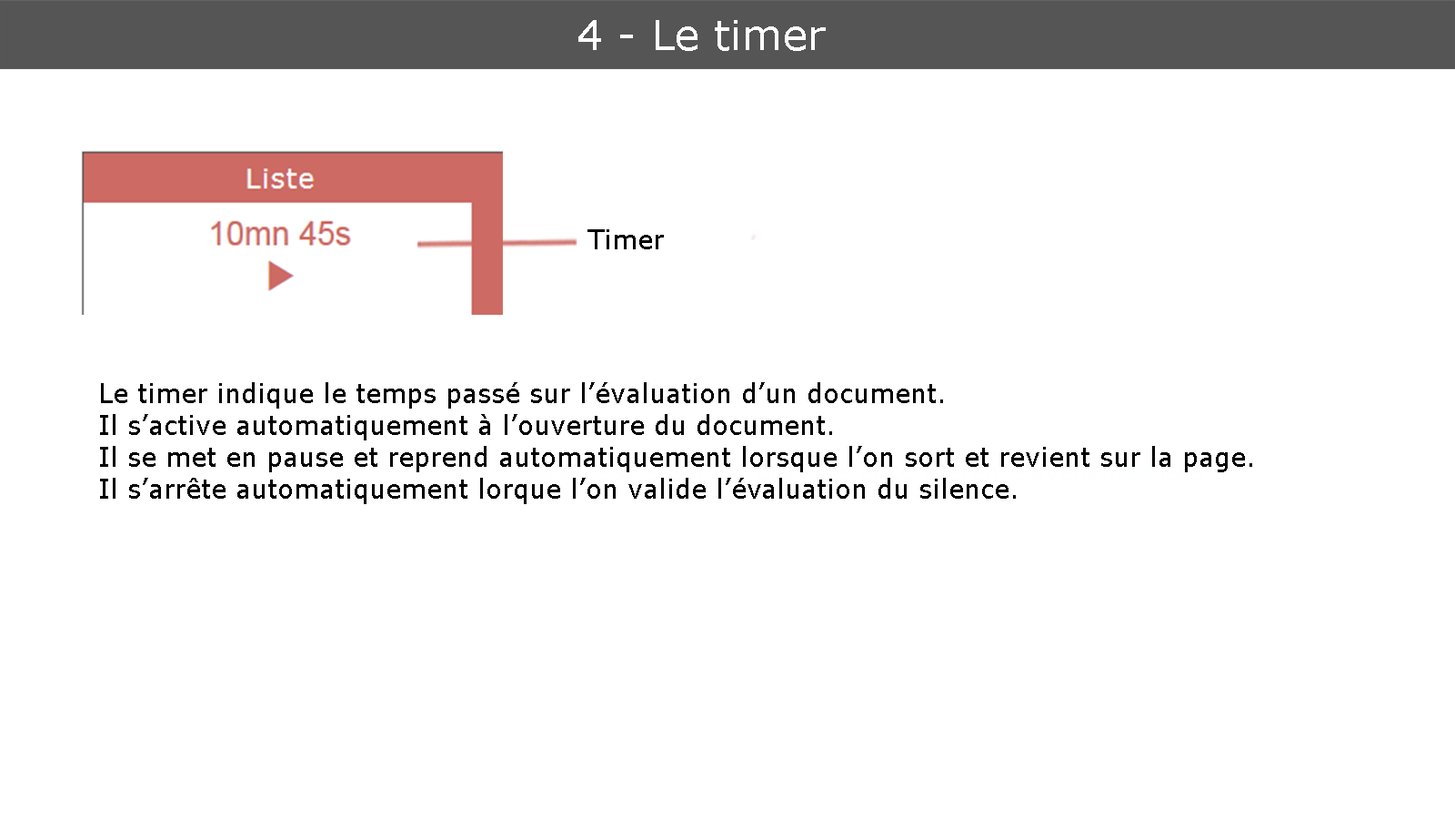
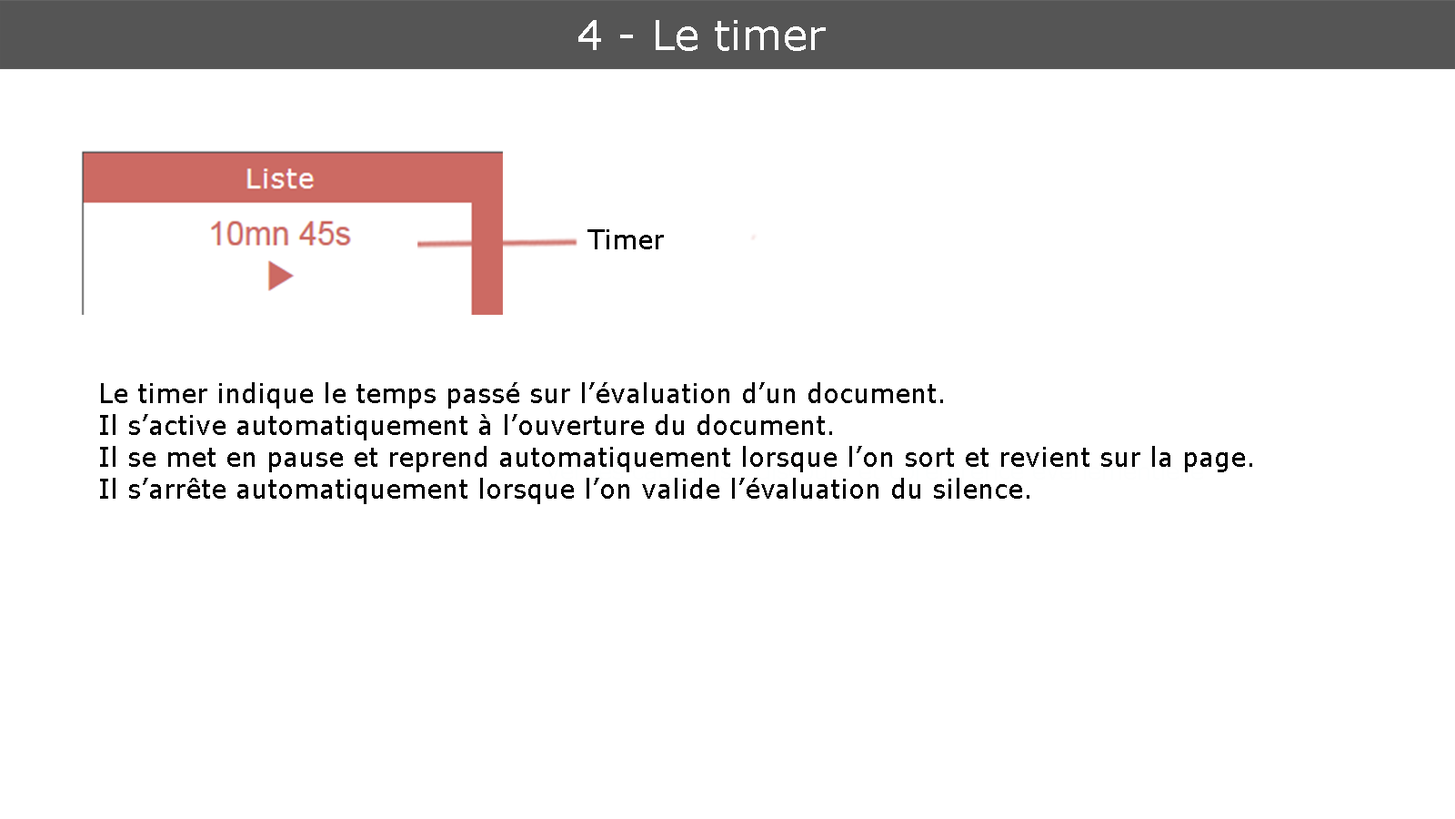
Layer changes from the first 1455×819 image to the second:
painted on "Le timer indique le temps passé sur l’évaluation d’un document." over (x1=514, y1=477, x2=1030, y2=504)
